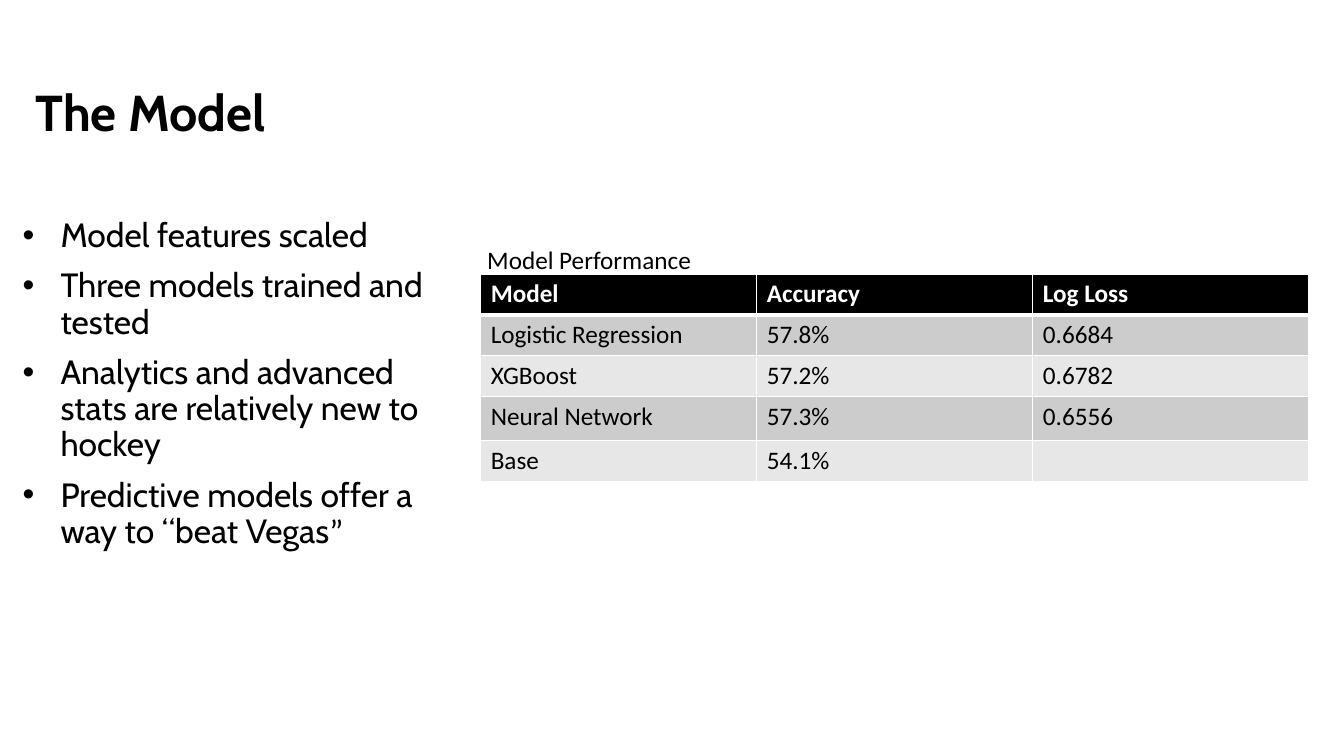
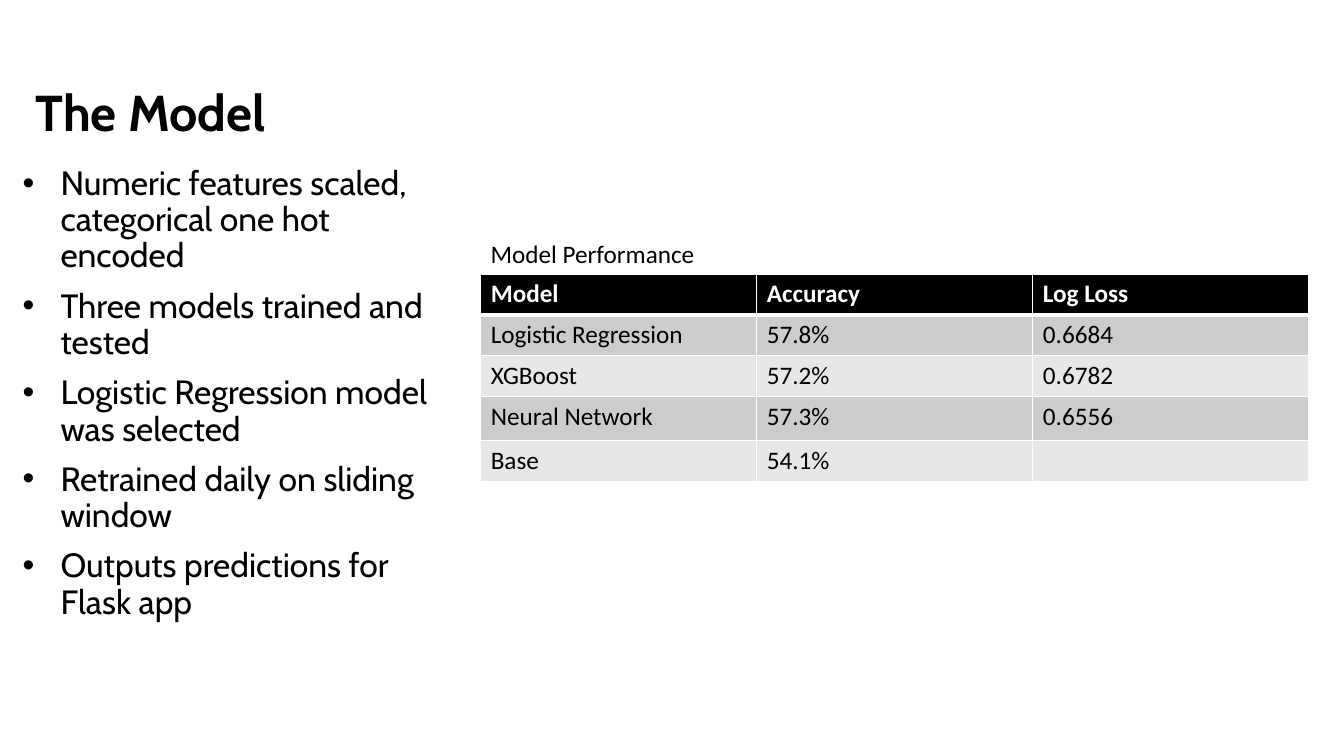
Before and after one commit to mattzirp/nhl_bets, a slide deck: slide 4 of project_deliverables/engineering_slides.pptx. Drawn at 1344x756 pixels with LibreOffice and Linux fonts; fonts in the diff are those of the drawing; background and template pictures are left out. Boxes give left, top, right and bottom in pixels: in the first picture for what was removed or moved away, otherwise in the second. Text is boxed around its words. In the diff, an @@ line names an element or a change of style, - is before the commit and + after.

```diff
--- a/project_deliverables/engineering_slides.pptx
+++ b/project_deliverables/engineering_slides.pptx
@@ text "Numeric features scaled, categorical one ...": place and size @@
-text "Numeric features scaled, categorical one ..." at box(61, 221, 423, 551)
+text "Numeric features scaled, categorical one ..." at box(61, 169, 427, 622)
@@ text at box(61, 169, 406, 268): text changed @@
-• Model features scaled
+• Numeric features scaled, categorical one hot encoded
@@ text "Model Performance": place and size @@
-text "Model Performance" at box(487, 251, 691, 269)
+text "Model Performance" at box(491, 245, 695, 263)
@@ text at box(61, 378, 427, 622): text changed @@
-• Analytics and advanced stats are relatively new to hockey
-• Predictive models offer a way to “beat Vegas”
+• Logistic Regression model was selected
+• Retrained daily on sliding window
+• Outputs predictions for Flask app
```
Also in this commit, not shown: 1 other slide changed.
